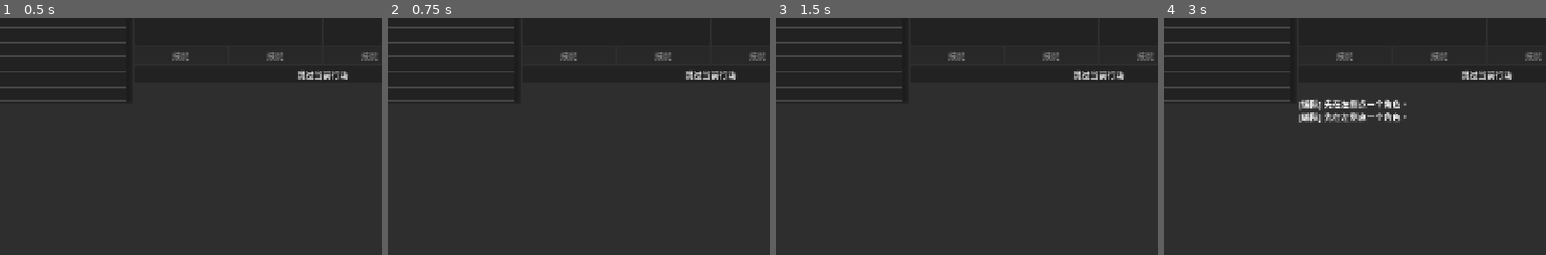
Above: before the commit, frames 1-4 (left to right).
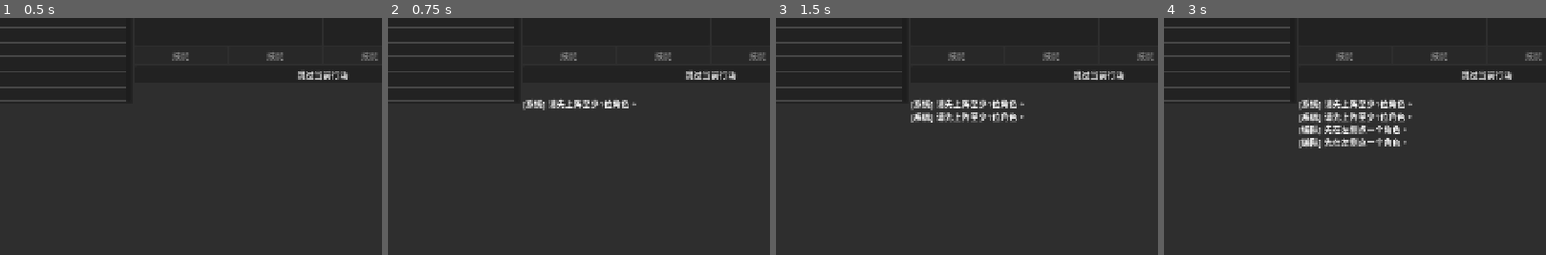
Above: after the commit, the same moments.

Repository: xcyh666/desktop-pet
Game: Godot game, scene res://tscn/rpg_main.tscn
The game is run twice, just before and just after one commit, with the same random seed, the same clock (stepped at 60 frames per second) and the same inputs.
Inputs:
- Up to frame 1 (0.5 s): no input
- Up to frame 2 (0.75 s): click "开始战斗" at 0.5 s
- Up to frame 3 (1.5 s): click "开始战斗" at 1.25 s
- Up to frame 4 (3 s): click "空位" at 2 s; click "空位" at 2.75 s
The pictures show only the part of the screen within x 32-82%, y 43-93%; the shares and areas given below are measured in that part.

Frame 1 is identical in both runs. In frame 2, 0.8% of the frame differs, in the area x 35-65%, y 34-39%; in frame 3, 1.6%; in frame 4, 2.7%, in the area x 35-65%, y 34-56%.
Error before the commit: Invalid access to property or key 'item_selected' on a base object of type 'null instance'. (res://tscn/rpg_main.gd:116)

Commit message:
fix: resolve runtime errors in rpg scene bindings and naming

Diff:
--- a/tscn/rpg_main.gd
+++ b/tscn/rpg_main.gd
@@ -33,12 +33,12 @@
 @onready var roster_list: ItemList = $Root/Margin/VBox/Body/FormationPanel/RosterList
 @onready var hero_info: RichTextLabel = $Root/Margin/VBox/Body/FormationPanel/HeroInfo
 @onready var formation_info: Label = $Root/Margin/VBox/Body/FormationPanel/FormationInfo
-@onready var battle_button: Button = $Root/Margin/VBox/Body/FormationPanel/StartBattleButton
-@onready var reset_button: Button = $Root/Margin/VBox/Body/FormationPanel/ResetFormationButton
+@onready var battle_button: Button = $Root/Margin/VBox/Body/FormationPanel/FormationButtons/StartBattleButton
+@onready var reset_button: Button = $Root/Margin/VBox/Body/FormationPanel/FormationButtons/ResetFormationButton
 @onready var grid: GridContainer = $Root/Margin/VBox/Body/FormationPanel/FormationGrid
 
-@onready var ally_list: ItemList = $Root/Margin/VBox/Body/BattlePanel/AllyList
-@onready var enemy_list: ItemList = $Root/Margin/VBox/Body/BattlePanel/EnemyList
+@onready var ally_list: ItemList = $Root/Margin/VBox/Body/BattlePanel/Lists/AllyList
+@onready var enemy_list: ItemList = $Root/Margin/VBox/Body/BattlePanel/Lists/EnemyList
 @onready var skill_buttons: Array[Button] = [$Root/Margin/VBox/Body/BattlePanel/SkillRow/Skill1, $Root/Margin/VBox/Body/BattlePanel/SkillRow/Skill2, $Root/Margin/VBox/Body/BattlePanel/SkillRow/Skill3, $Root/Margin/VBox/Body/BattlePanel/SkillRow/Skill4]
 @onready var battle_log: RichTextLabel = $Root/Margin/VBox/Body/BattlePanel/BattleLog
 @onready var battle_hint: Label = $Root/Margin/VBox/Body/BattlePanel/BattleHint
@@ -46,7 +46,7 @@
 
 var heroes: Array[Dictionary] = []
 var formation_slots: Array = []
-var floor: int = 1
+var tower_floor: int = 1
 var pending_boss_reform := false
 
 var battle_active := false
@@ -129,7 +129,7 @@
 	_refresh_skill_buttons()
 
 func _refresh_stage_mode() -> void:
-	stage_label.text = "层数: %d%s" % [floor, " (Boss)" if floor % 5 == 0 else ""]
+	stage_label.text = "层数: %d%s" % [tower_floor, " (Boss)" if tower_floor % 5 == 0 else ""]
 	mode_label.text = "阶段: %s" % ("战斗中" if battle_active else "编队中")
 	formation_info.text = "已上阵: %d / %d（3x3站位）" % [_deployed_count(), MAX_DEPLOY]
 
@@ -227,18 +227,18 @@
 	for hero in formation_slots:
 		if hero != null:
 			allies.append(_clone_for_battle(hero, true))
-	enemies = _generate_floor_enemies(floor)
+	enemies = _generate_floor_enemies(tower_floor)
 	battle_active = true
 	turn_queue.clear()
 	active_unit.clear()
 	selected_skill.clear()
-	battle_log.append_text("\n========== 进入第%d层 ==========" % floor)
+	battle_log.append_text("\n========== 进入第%d层 ==========" % tower_floor)
 	_refresh_all_ui()
 	_next_turn()
 
 func _generate_floor_enemies(current_floor: int) -> Array[Dictionary]:
 	var result: Array[Dictionary] = []
-	var count: int = 2 + min(2, int(current_floor / 3))
+	var count: int = 2 + min(2, int(current_floor / 3.0))
 	if current_floor % 5 == 0:
 		count = 1
 	for i in count:
@@ -246,13 +246,13 @@
 		var talent: String = TALENTS[(current_floor + i * 2) % TALENTS.size()]
 		var unit := _create_hero(9000 + current_floor * 10 + i, profession, talent)
 		unit["name"] = "敌-%s-%s" % [profession, talent]
-		var scale := 1.0 + current_floor * 0.14
+		var enemy_scale: float = 1.0 + current_floor * 0.14
 		if current_floor % 5 == 0:
-			scale += 0.8
+			enemy_scale += 0.8
 			unit["name"] = "Boss-%s-%s" % [profession, talent]
-		unit["max_hp"] = int(unit["max_hp"] * scale)
+		unit["max_hp"] = int(unit["max_hp"] * enemy_scale)
 		unit["hp"] = unit["max_hp"]
-		unit["atk"] = int(unit["atk"] * scale)
+		unit["atk"] = int(unit["atk"] * enemy_scale)
 		unit["def"] = int(unit["def"] * (0.9 + current_floor * 0.05))
 		unit["spd"] = int(unit["spd"] * (0.95 + current_floor * 0.03))
 		result.append(_clone_for_battle(unit, false))
@@ -423,11 +423,11 @@
 		return true
 	if enemies.is_empty():
 		battle_active = false
-		var reward := 30 + floor * 10
+		var reward := 30 + tower_floor * 10
 		_apply_rewards(reward)
-		battle_log.append_text("\n[胜利] 通关第%d层，获得全队经验 %d。" % [floor, reward])
-		floor += 1
-		if floor % 5 == 0:
+		battle_log.append_text("\n[胜利] 通关第%d层，获得全队经验 %d。" % [tower_floor, reward])
+		tower_floor += 1
+		if tower_floor % 5 == 0:
 			pending_boss_reform = true
 			_restore_team_status()
 			battle_log.append_text("\n[爬塔] 即将进入Boss层，允许重新编辑阵容，且角色状态已回满。")
